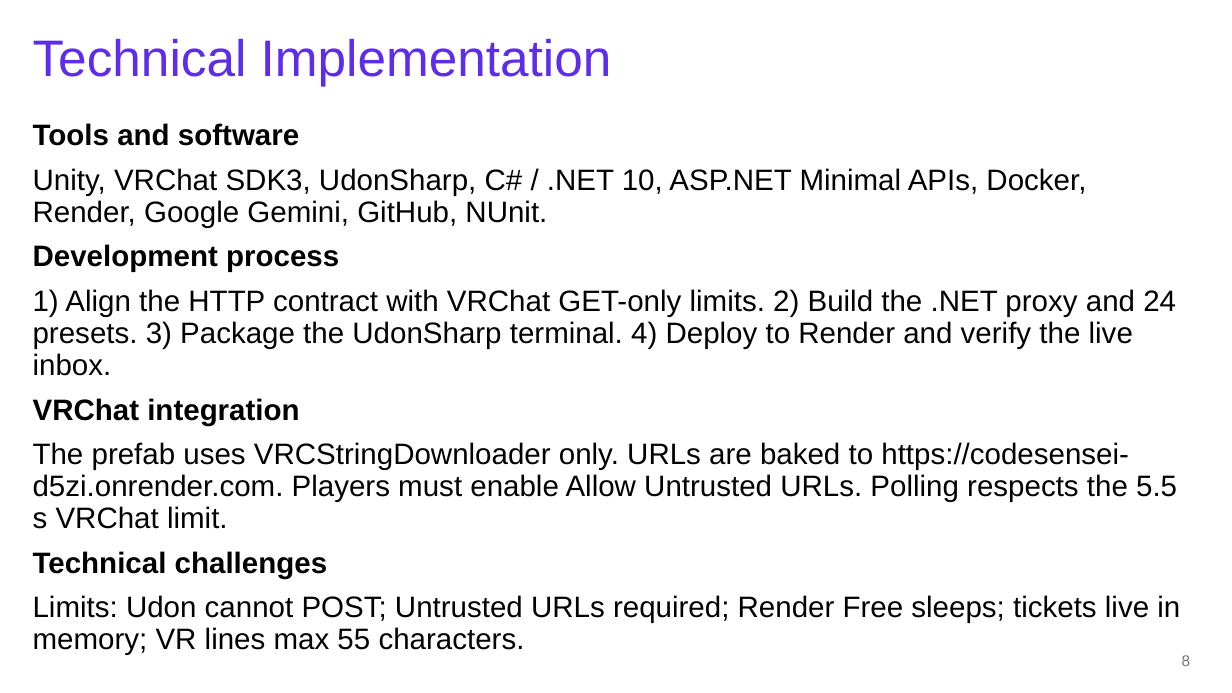
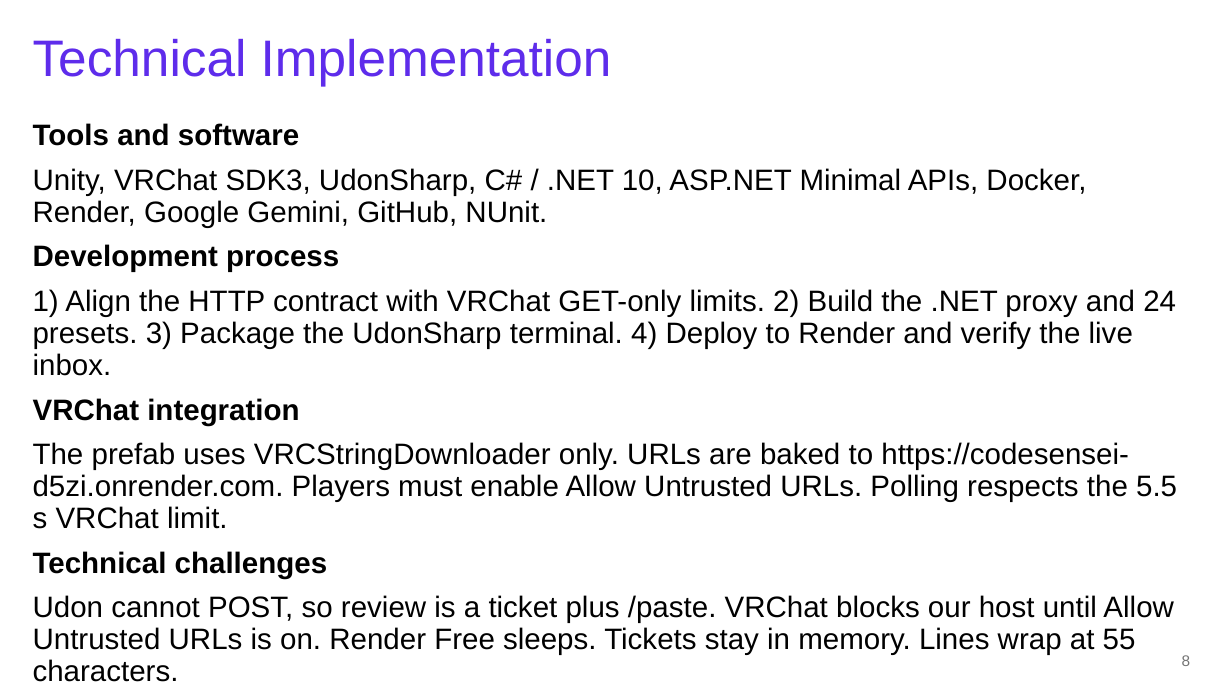
Before and after one commit to mamenkomarkus-creator/CodeSensei, a slide deck: slide 8 of presentation-materials/CodeSensei-NEXT-presentation.pptx. Drawn at 1232x693 pixels with LibreOffice and Linux fonts; fonts in the diff are those of the drawing; background and template pictures are left out. Boxes give left, top, right and bottom in pixels: in the first picture for what was removed or moved away, otherwise in the second. Text is boxed around its words. In the diff, an @@ line names an element or a change of style, - is before the commit and + after.

```diff
--- a/presentation-materials/CodeSensei-NEXT-presentation.pptx
+++ b/presentation-materials/CodeSensei-NEXT-presentation.pptx
@@ text at [33,595,1174,682]: text changed @@
-Limits: Udon cannot POST; Untrusted URLs required; Render Free sleeps; tickets live in memory; VR lines max 55 characters.
+Udon cannot POST, so review is a ticket plus /paste. VRChat blocks our host until Allow Untrusted URLs is on. Render Free sleeps. Tickets stay in memory. Lines wrap at 55 characters.
```
Also in this commit, not shown: 4 other slides changed, 3 other files.
